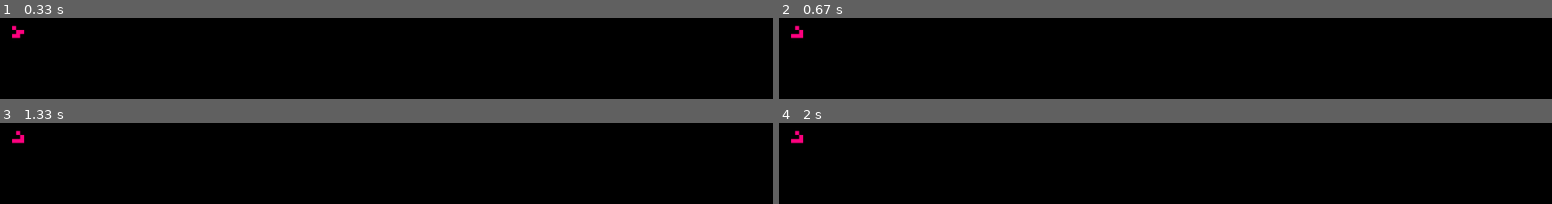
Above: before the commit, frames 1-4 (two rows, left to right).
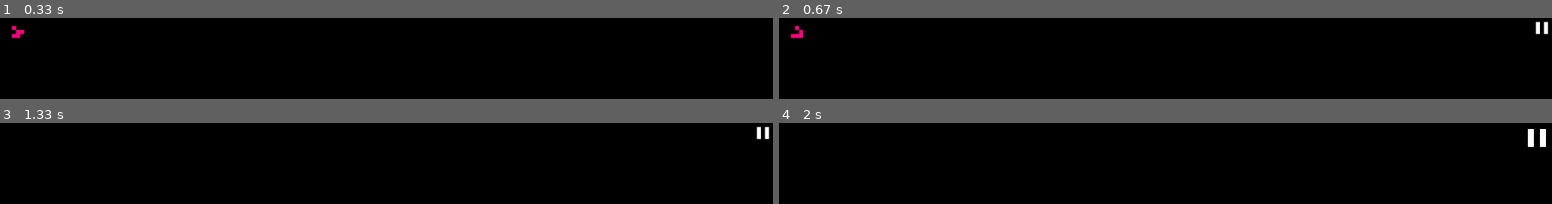
Above: after the commit, the same moments.

Repository: benrosenberg/pygame-gol
Game: pygame game, started from gol_efficient.py
Same seed, same stepped clock (60 frames per second), same inputs: the game is played once before the commit and once after it.
Inputs:
- Up to frame 1 (0.33 s): no input
- Up to frame 2 (0.67 s): tap Space at 0.33 s
- Up to frame 3 (1.33 s): hold C 0.67-1.13 s; hold Right 0.67-1.13 s
- Up to frame 4 (2 s): hold Up from 1.67 s (still down)

Frame 1 is identical in both runs. In frame 2, 0.2% of the frame differs, in the area x 97-100%, y 4-20%; in frame 3, 0.4%; in frame 4, 0.6%, in the area x 1-100%, y 7-31%.

Commit message:
update gol_efficient.py

Diff:
--- a/gol_efficient.py
+++ b/gol_efficient.py
@@ -47,7 +47,17 @@
 
 ### END CONSTANTS
 
-import sys, pygame
+color_schemes = [
+    ('black', 'hot pink'),
+    ('blue', 'yellow'),
+    ('white', 'black'),
+    ('purple', 'cyan'),
+    ('yellow', 'hot pink'),
+    ('green', 'blue'),
+    ('red', 'green')
+]
+
+import sys, pygame, random
 pygame.init()
 
 screen = pygame.display.set_mode(size)
@@ -61,6 +71,26 @@
     except Exception as e:
         print('squares was ', squares)
         raise e
+
+pause_color = colors['white']
+pause_background_color = colors['black']
+
+def render_pause_icon():
+    # top right corner
+    pause_squares = set()
+    pause_background = set()
+    max_square_x = width//scale
+    for i in range(max_square_x - 5, max_square_x):
+        for j in range(5):
+            pause_background.add((i,j))
+            if 1 <= j <= 3 and (max_square_x - i) % 2 == 0:
+                pause_squares.add((i,j))
+    # render only when paused
+    if pause:
+        for i,j in pause_background:
+            screen.fill(pause_background_color, ((i*scale, j*scale), (scale, scale)))
+        for i,j in pause_squares:
+            screen.fill(pause_color, ((i*scale, j*scale), (scale, scale)))
 
 glider_pixels = {(0,1), (1, 2), (2, 0), (2, 1), (2, 2)} if glider else set()
 
@@ -115,6 +145,24 @@
                     pause = False
                 else:
                     pause = True
+            if event.key == pygame.K_c:
+                squares = set()
+                screen.fill(dead_color)
+                pause = True
+            if event.key == pygame.K_LEFT:
+                if move_fps >= 6:
+                    move_fps /= 2
+            if event.key == pygame.K_RIGHT:
+                if move_fps <= 100:
+                    move_fps *= 2
+            if event.key == pygame.K_r:
+                dead_color, alive_color = random.choice(color_schemes)
+            if event.key == pygame.K_UP:
+                if scale < 45:
+                    scale += 5
+            if event.key == pygame.K_DOWN:
+                if scale > 10:
+                    scale -= 5
 
     if not pause:
         screen.fill(dead_color)
@@ -137,4 +185,6 @@
             # update screen
             render_squares(squares)
 
+        render_pause_icon()
+
         clock.tick(fps)
